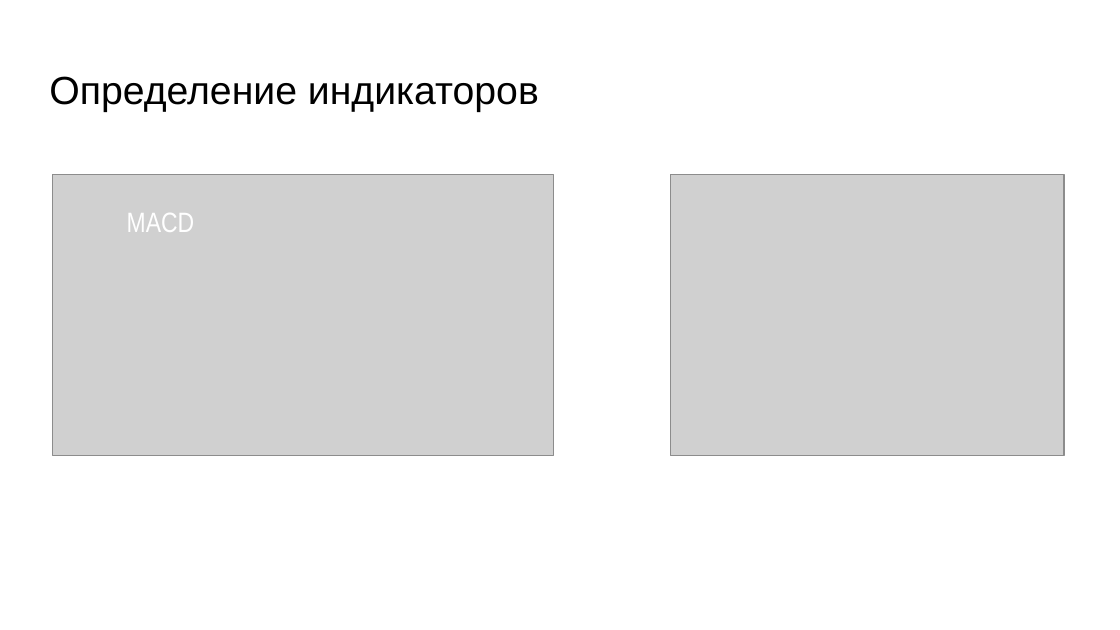
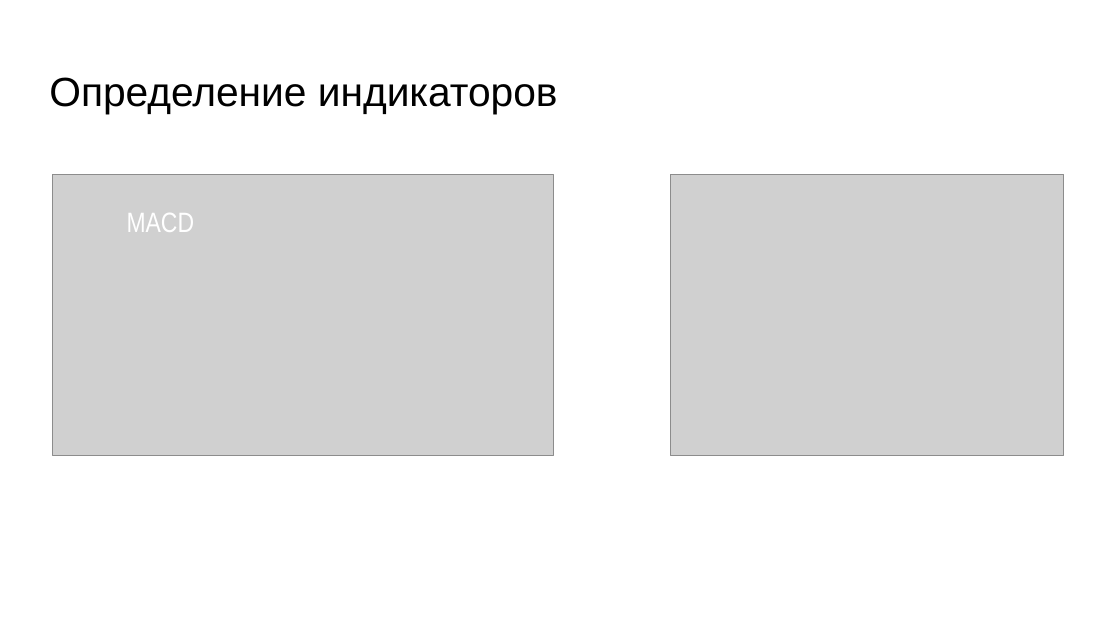
Before and after one commit to toadandahalf/ai_crypto, a slide deck: slide 7 of презентация.pptx. Drawn at 1120x630 pixels with LibreOffice and Linux fonts; fonts in the diff are those of the drawing; grey boxes stand for pictures. Boxes give left, top, right and bottom in pixels: in the first picture for what was removed or moved away, otherwise in the second. Text is boxed around its words. In the diff, an @@ line names an element or a change of style, - is before the commit and + after.

```diff
--- a/презентация.pptx
+++ b/презентация.pptx
@@ title "Определение индикаторов" at [49, 77, 558, 114]: size 25.2 to 26.2 pt @@
```
Also in this commit, not shown: 11 other slides changed.
